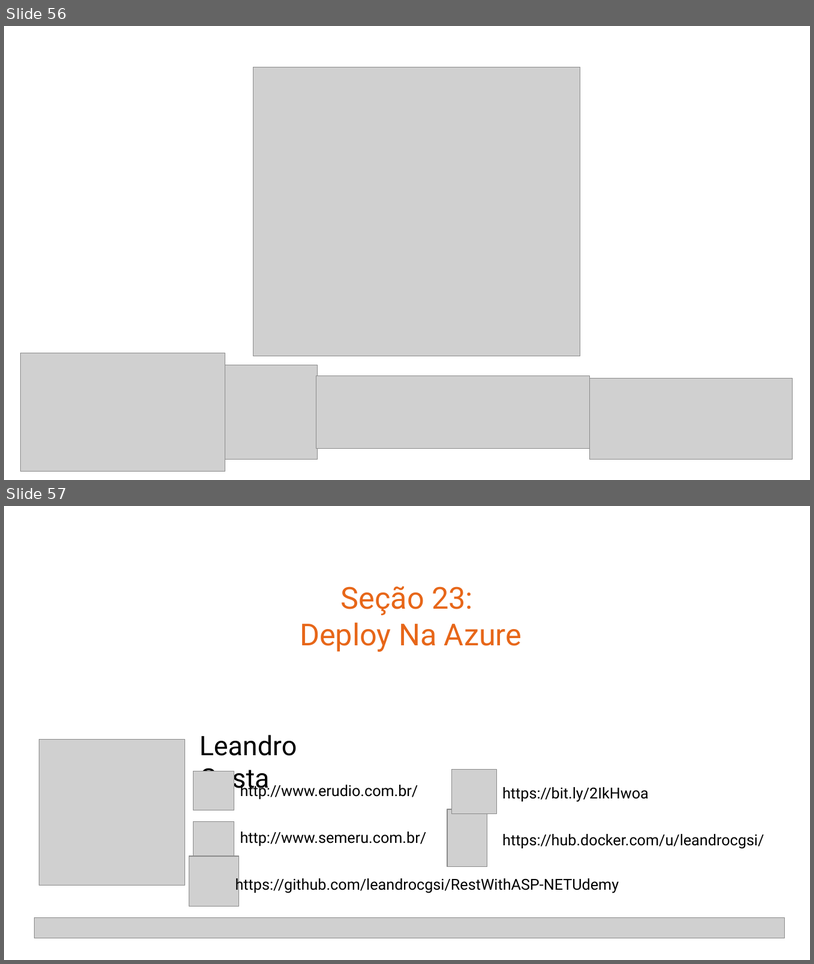
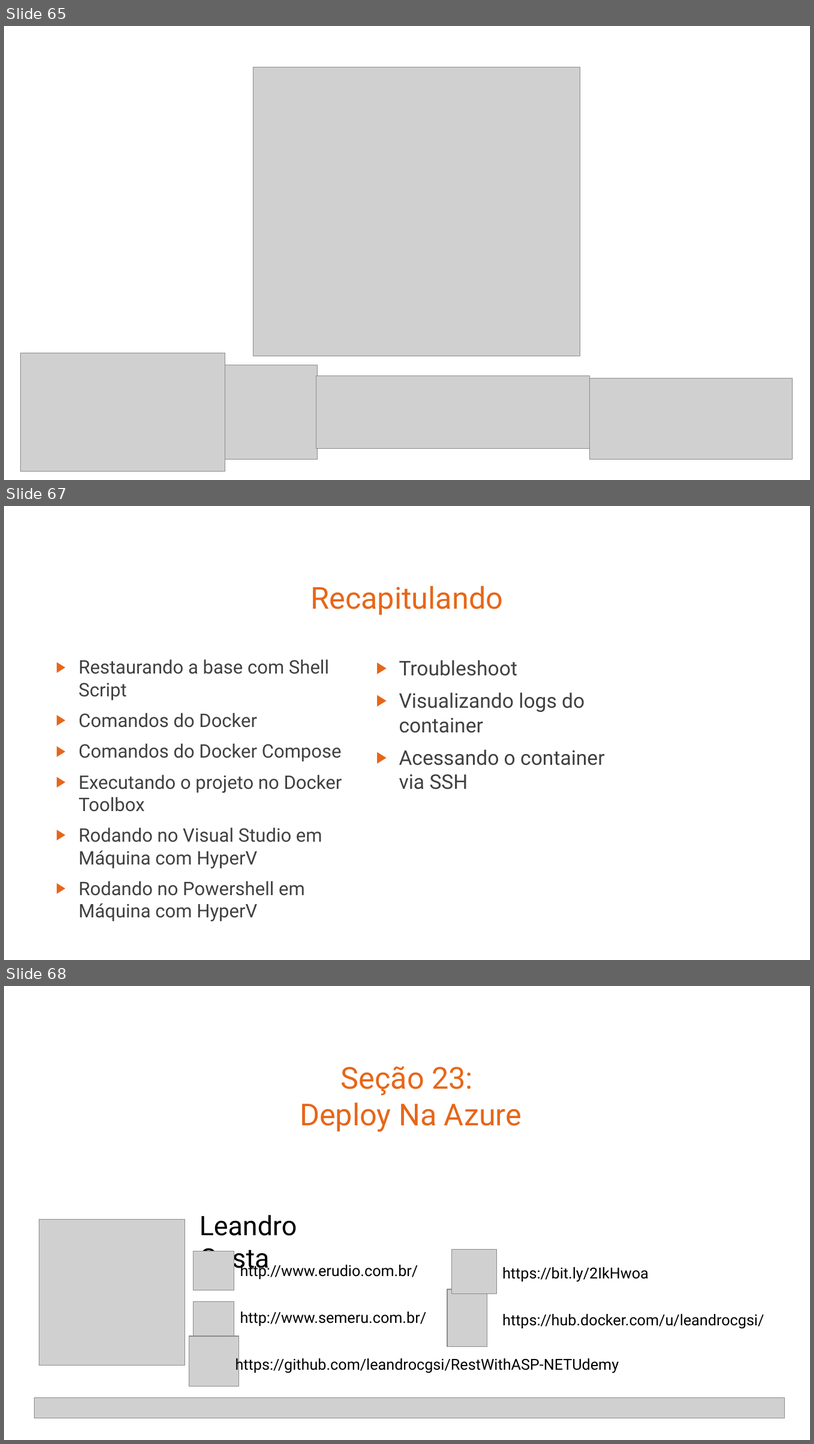
Before and after one commit to leandrocgsi/RestWithASP-NETUdemy, a slide deck: Documents/Building Modern RESTFul API's With ASP.NET Core - Architectural Overview.pptx. Shown one above the other, each under a label of ours: slides 56 and 57 before the commit, slides 65, 67 and 68 after it; the slides between them are not shown. The pictures are 814x964 and 814x1444 pixels, drawn with LibreOffice and Linux fonts; fonts in the diff are those of the drawing; grey boxes stand for pictures. Boxes give left, top, right and bottom in pixels: in the first picture for what was removed or moved away, otherwise in the second. Text is boxed around its words. In the diff, an @@ line names an element or a change of style, - is before the commit and + after.

```diff
--- a/Documents/Building Modern RESTFul API's With ASP.NET Core - Architectural Overview.pptx
+++ b/Documents/Building Modern RESTFul API's With ASP.NET Core - Architectural Overview.pptx
@@ slide 67 added at box(4, 506, 810, 960), background #FFFFFF @@
@@ title added at box(311, 586, 503, 615), 36 pt, text #E76618 @@
+Recapitulando
@@ text added at box(78, 659, 342, 921), 22.2 pt, text #404040 @@
+▶ Restaurando a base com Shell Script
+▶ Comandos do Docker
+▶ Comandos do Docker Compose
+▶ Executando o projeto no Docker Toolbox
+▶ Rodando no Visual Studio em Máquina com HyperV
+▶ Rodando no Powershell em Máquina com HyperV
@@ text added at box(399, 660, 605, 789), 24 pt, text #404040 @@
+▶ Troubleshoot
+▶ Visualizando logs do container
+▶ Acessando o container via SSH
@@ what was slide 56 is now slide 65 @@
@@ what was slide 57 is now slide 68 @@
```
Also in this commit, not shown: 3 slides changed, 11 other slides added, 3 slides removed.
